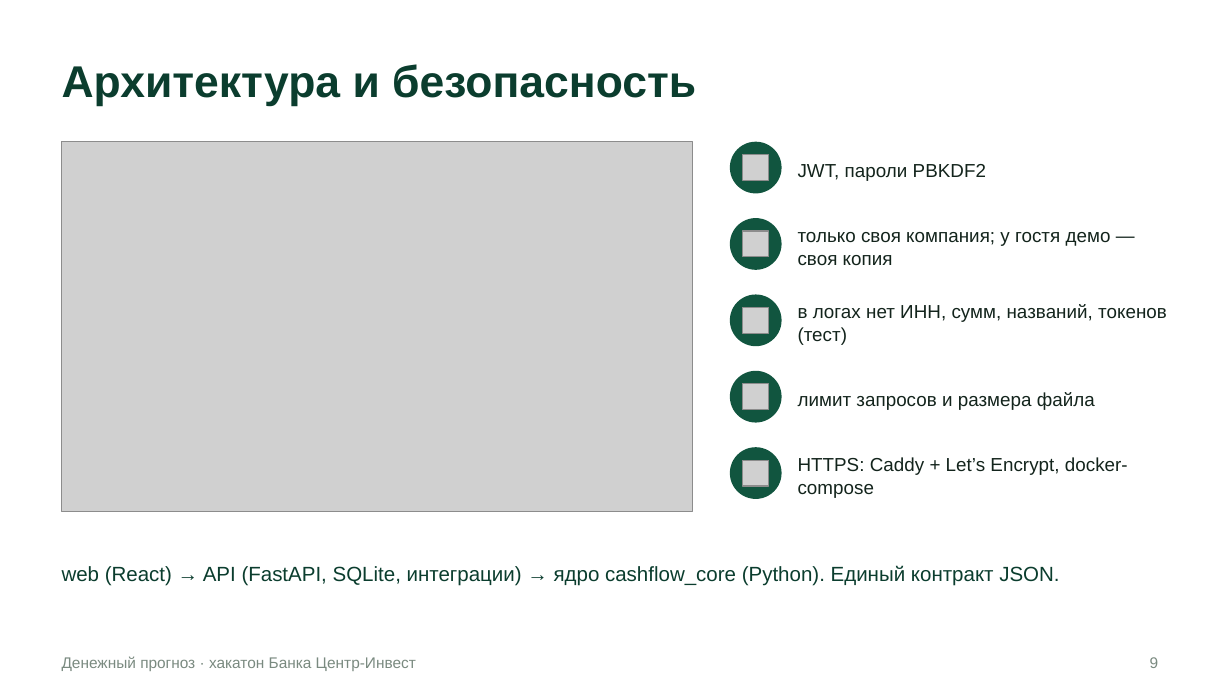
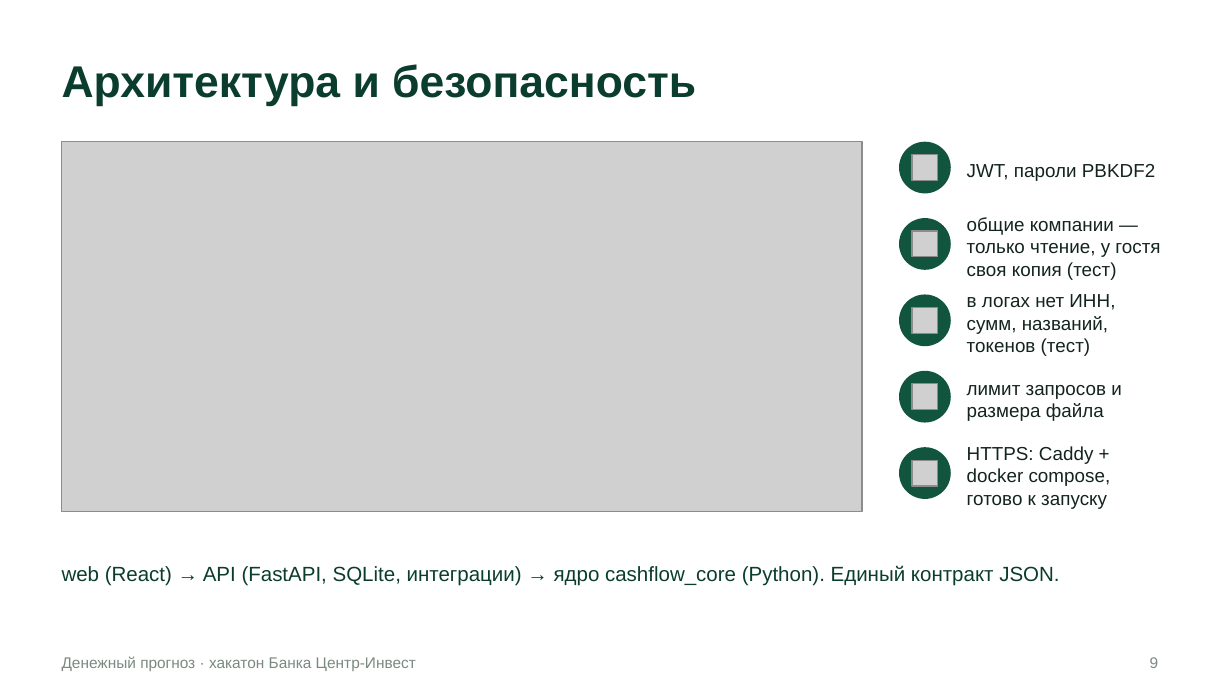
Before and after one commit to VaDex-web/cashflow, a slide deck: slide 9 of docs/presentation.pptx. Drawn at 1232x693 pixels with LibreOffice and Linux fonts; fonts in the diff are those of the drawing; grey boxes stand for pictures. Boxes give left, top, right and bottom in pixels: in the first picture for what was removed or moved away, otherwise in the second. Text is boxed around its words. In the diff, an @@ line names an element or a change of style, - is before the commit and + after.

Commit message:
Презентация и демо по свежим отчётам: таблица против «остаток не изменится» вместо «16% против 21%», история C124 на новой модели (30.09, 58%, −458 тыс. против факта −381 тыс.), источники — «частично, на тестовых выгрузках», «18% → 86%» подписано как синтетическая компания, без обещаний публичной ссылки, выступление 3:50 с коротким демо; сценарий выступления и 10 ответов жюри, история демо, архитектура (без «уточнить», развёртывание Docker + Caddy), скриншоты; отчёт об эффекте источников пересчитан

```diff
--- a/docs/presentation.pptx
+++ b/docs/presentation.pptx
@@ picture: place and size @@
-picture at <box>62,142,692,511</box>
+picture at <box>62,142,862,511</box>
@@ text "JWT, пароли PBKDF2": place and size @@
-text "JWT, пароли PBKDF2" at <box>798,164,986,181</box>
+text "JWT, пароли PBKDF2" at <box>967,164,1155,181</box>
@@ text at <box>967,217,1160,280</box>: text changed @@
-только своя компания; у гостя демо — своя копия
+общие компании — только чтение, у гостя своя копия (тест)
@@ text "в логах нет ИНН, сумм, ..." rewrapped from <box>798,304,1167,345</box> to <box>967,294,1115,356</box> @@
@@ text "лимит запросов и размера файла" rewrapped from <box>798,392,1095,410</box> to <box>967,385,1122,421</box> @@
@@ 5 pictures, 5 ellipses: place and size @@
-5 pictures, 5 ellipses at <box>729,142,781,499</box>
+5 pictures, 5 ellipses at <box>899,142,951,499</box>
@@ text at <box>967,446,1111,509</box>: text changed @@
-HTTPS: Caddy + Let’s Encrypt, docker-compose
+HTTPS: Caddy + docker compose, готово к запуску
```
Also in this commit, not shown: 9 other slides changed, 26 other files.
